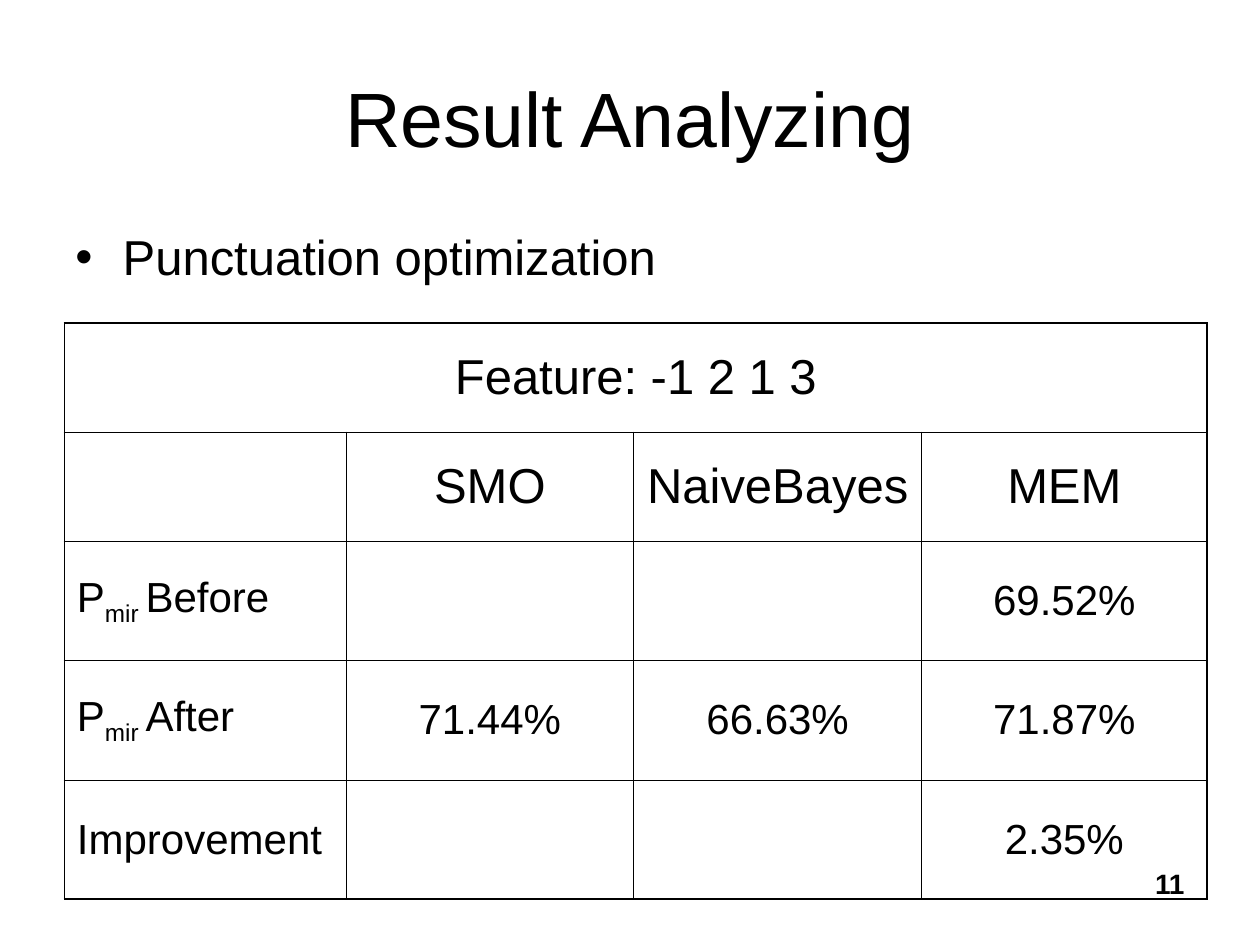
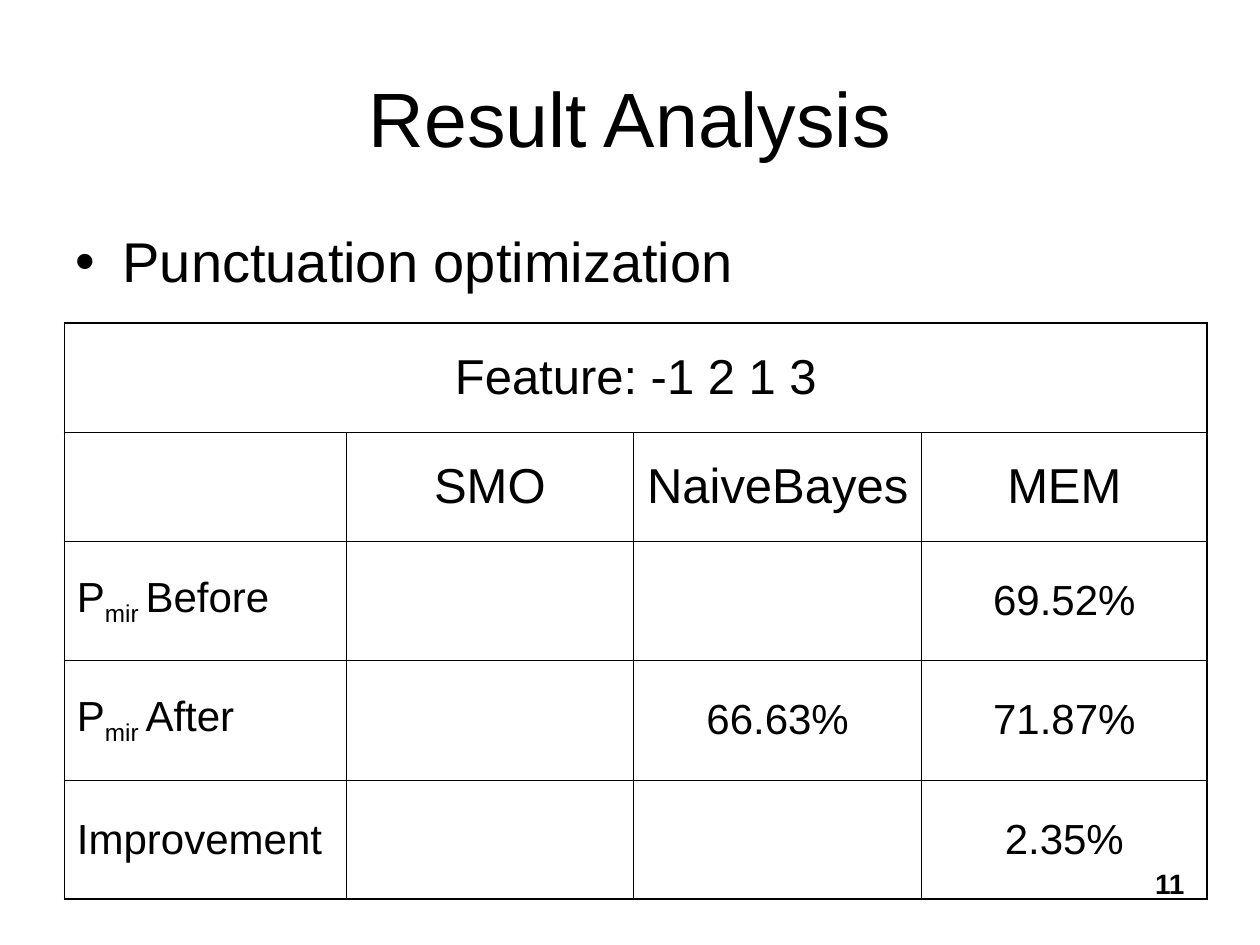
Before and after one commit to tallshort/nlpcourse, a slide deck: slide 11 of reports/NLP Project 1.ppt. Drawn at 1260x945 pixels with LibreOffice and Linux fonts; fonts in the diff are those of the drawing. Boxes give left, top, right and bottom in pixels: in the first picture for what was removed or moved away, otherwise in the second. Text is boxed around its words. In the diff, an @@ line names an element or a change of style, - is before the commit and + after.

```diff
--- a/reports/NLP Project 1.ppt
+++ b/reports/NLP Project 1.ppt
@@ title at box(369, 91, 891, 162): text changed @@
-Result Analyzing
+Result Analysis
@@ text "Punctuation optimization" at box(123, 241, 733, 293): size 28 to 32 pt; more space between paragraphs @@
@@ table at box(64, 323, 1206, 898) @@
-row 4, column 2: 71.44%
+row 4, column 2: 
```
Also in this commit, not shown: 10 other slides changed, 1 slide removed.
